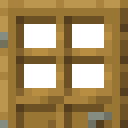
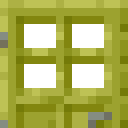
Comparing the layer stacks of the two 128px x 128px images. Changes:
hid "Layer 1", painted on it over [0, 0, 128, 128]
added layer "Layer 2" above "Layer 0" over [0, 0, 128, 128]
painted on "Layer 0" over [0, 0, 128, 128]
